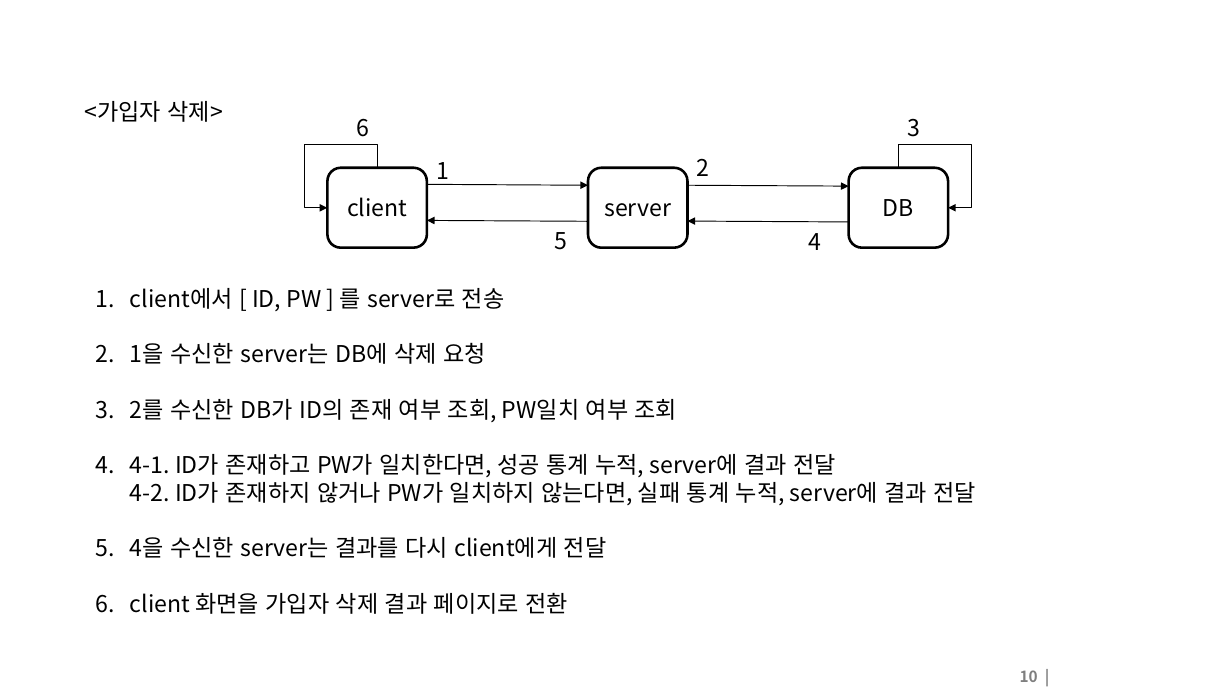
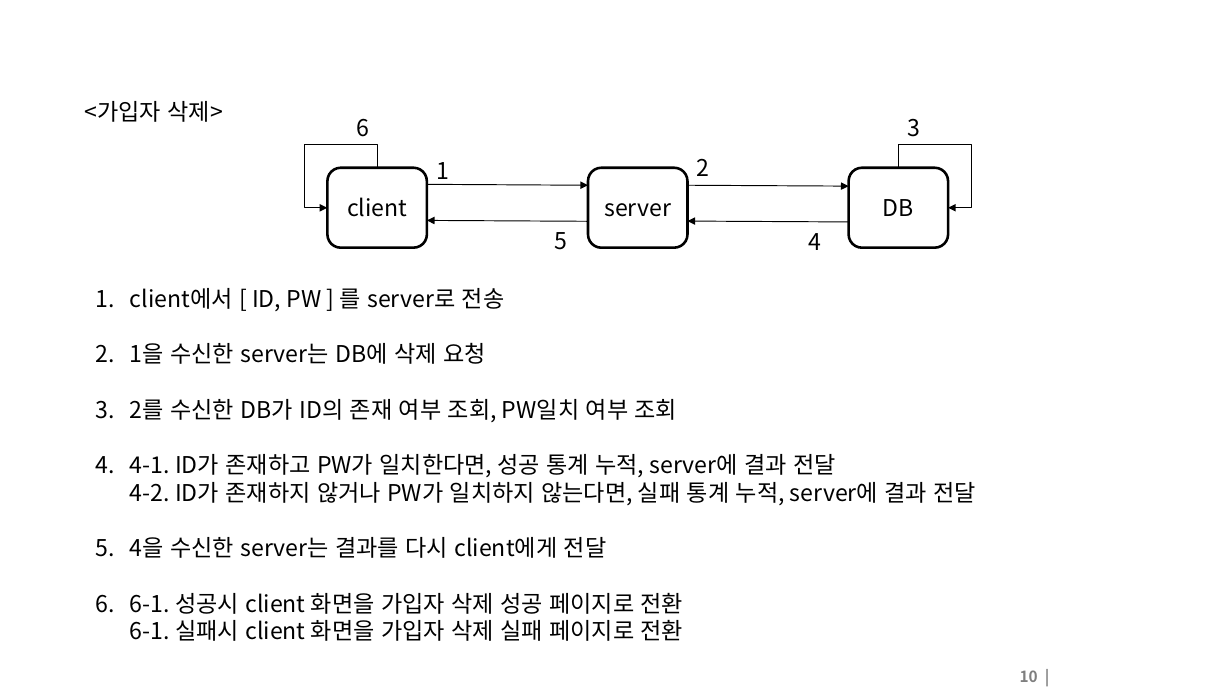
Before and after one commit to yunsarasak/tcp_chat, a slide deck: slide 10 of doc/functional_specification_new.pptx. Drawn at 1232x693 pixels with LibreOffice and Linux fonts; fonts in the diff are those of the drawing; background and template pictures are left out. Boxes give left, top, right and bottom in pixels: in the first picture for what was removed or moved away, otherwise in the second. Text is boxed around its words. In the diff, an @@ line names an element or a change of style, - is before the commit and + after.

Commit message:
Add DB schema , ui prototype, client flow

```diff
--- a/doc/functional_specification_new.pptx
+++ b/doc/functional_specification_new.pptx
@@ text at (130, 592, 684, 641): text changed @@
-6. client 화면을 가입자 삭제 결과 페이지로 전환
+6. 6-1. 성공시 client 화면을 가입자 삭제 성공 페이지로 전환
+   6-1. 실패시 client 화면을 가입자 삭제 실패 페이지로 전환
```
Also in this commit, not shown: 10 other slides changed, 20 slides added, 1 slide removed.
